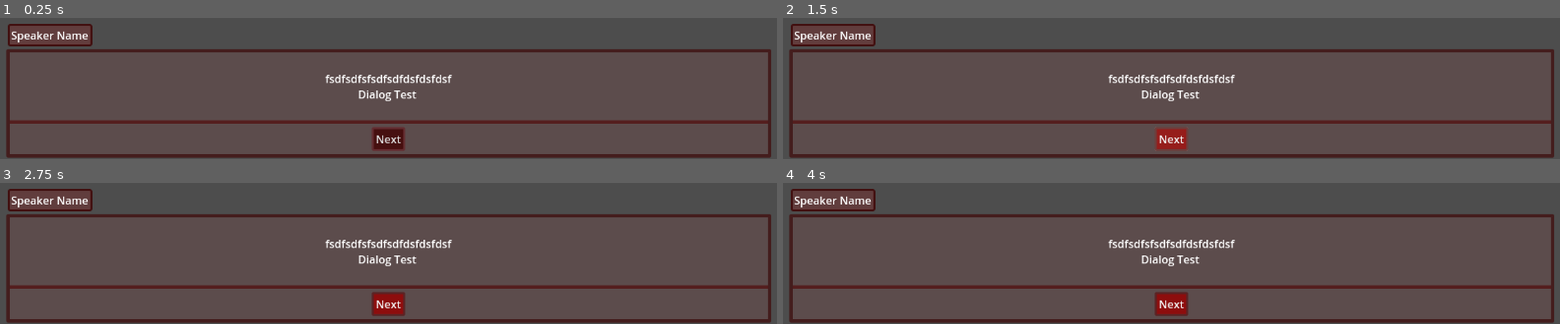
Above: before the commit, frames 1-4 (two rows, left to right).
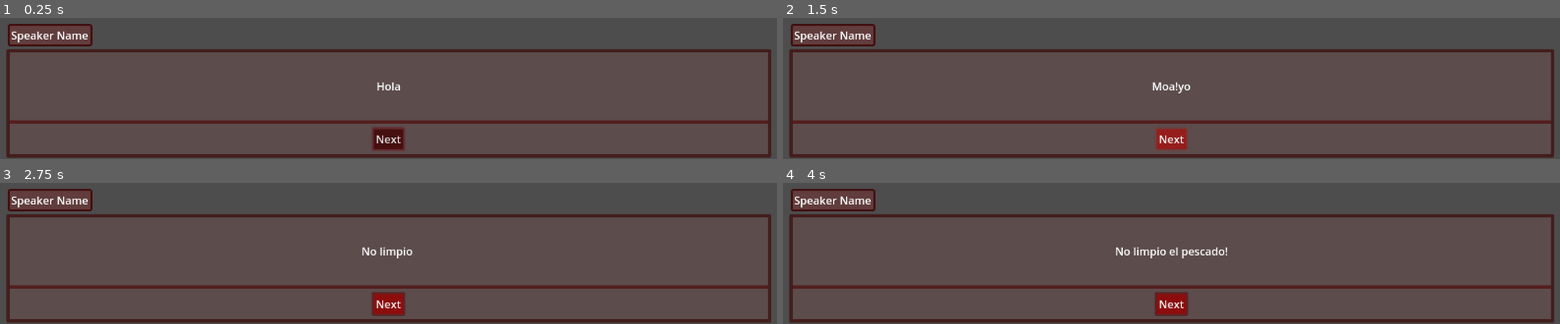
Above: after the commit, the same moments.

Repository: Jerrylikesgreen/-la-Santa-Compa-a
Game: Godot game, scene res://Scenes/dialog_gui.tscn
The game is run twice, just before and just after one commit, with the same random seed, the same clock (stepped at 60 frames per second) and the same inputs. The project has no main scene, so this scene is started directly.
Inputs (mouse positions are in pixels of both pictures, inside the frame that each line leads up to):
- Up to frame 1 (0.25 s): no input
- Up to frame 2 (1.5 s): click "Next" at 0.5 s; click "Next" at 1.25 s
- Up to frame 3 (2.75 s): move the mouse to (outside the picture) at 2.02 s; hold D (Right) from 2.03 s (still down); click (outside the picture) at 2.1 s
- Up to frame 4 (4 s): move the mouse to (outside the picture) at 2.77 s; release D (Right) at 2.78 s; hold S (Down) 2.78-3.53 s; click (outside the picture) at 2.85 s; move the mouse to (outside the picture) at 3.52 s; hold D (Right) from 3.53 s (still down); click (outside the picture) at 3.6 s

The runs differ from the first frame. In frame 1, 1.0% of the frame differs, in the area x 41-59%, y 40-60%; in frame 2, 1.0%; in frame 3, 1.0%; in frame 4, 1.3%.
Error after the commit: Invalid access of index '4' on a base object of type: 'Array'. (res://dialog_system.gd:23)

Commit message:
First progressive text ready
Next turn csv file into a arr_dialogue

Diff:
--- a/dialog_system.gd
+++ b/dialog_system.gd
@@ -6,8 +6,29 @@
 @onready var name_text = $SpeakerNameLabel
 @onready var next_button = $DialogContainer/VBoxContainer/DialogOptions/NextButton
 # Text
-var arr_dialgos = []
-var text_speed = 1
+var arr_dialogue = ["Hola","Antonio Recio!","Mayorista!","No limpio el pescado!"]
+var text_speed = 0.05
+var index_text = 0
 # AutoMode
 var auto_mode_normal = false
 var auto_mode_walk = false
+
+## FUNC
+# ready-process
+func _ready():
+	progressive_text(arr_dialogue[0])
+func _process(_delta):
+	if Input.is_action_just_pressed("Enter"):
+		index_text += 1
+		progressive_text(arr_dialogue[index_text])
+
+# Extra
+func progressive_text(new_text):
+
+	# We clear the previous string from the dialogue
+	dialogue_text.text = ""
+
+	# We add every character and wait x seconds to add the next
+	for character in new_text:
+		dialogue_text.text += character
+		await get_tree().create_timer(text_speed).timeout
--- a/project.godot
+++ b/project.godot
@@ -51,6 +51,13 @@
 , Object(InputEventKey,"resource_local_to_scene":false,"resource_name":"","device":-1,"window_id":0,"alt_pressed":false …(186 unchanged characters)…
 ]
 }
+Enter={
+"deadzone": 0.2,
+"events": [Object(InputEventMouseButton,"resource_local_to_scene":false,"resource_name":"","device":-1,"window_id":0,"alt_pressed":false,"shift_pressed":false,"ctrl_pressed":false,"meta_pressed":false,"button_mask":0,"position":Vector2(0, 0),"global_position":Vector2(0, 0),"factor":1.0,"button_index":1,"canceled":false,"pressed":false,"double_click":false,"script":null)
+, Object(InputEventKey,"resource_local_to_scene":false,"resource_name":"","device":-1,"window_id":0,"alt_pressed":false,"shift_pressed":false,"ctrl_pressed":false,"meta_pressed":false,"pressed":false,"keycode":0,"physical_keycode":32,"key_label":0,"unicode":32,"location":0,"echo":false,"script":null)
+, Object(InputEventKey,"resource_local_to_scene":false,"resource_name":"","device":-1,"window_id":0,"alt_pressed":false,"shift_pressed":false,"ctrl_pressed":false,"meta_pressed":false,"pressed":false,"keycode":0,"physical_keycode":4194309,"key_label":0,"unicode":0,"location":0,"echo":false,"script":null)
+]
+}
 
 [rendering]
 
